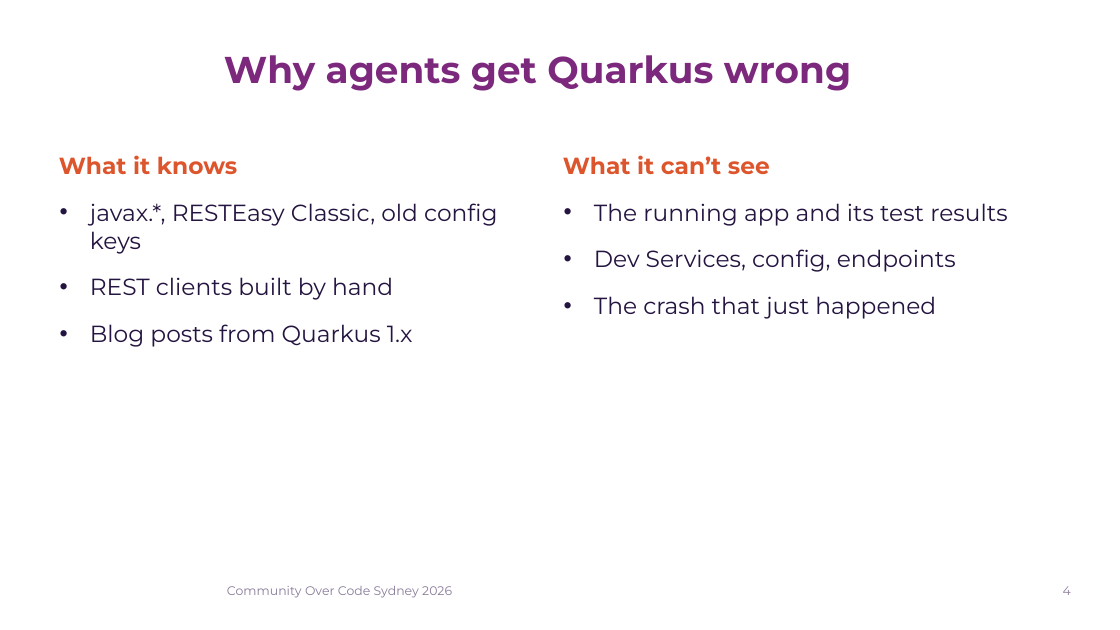
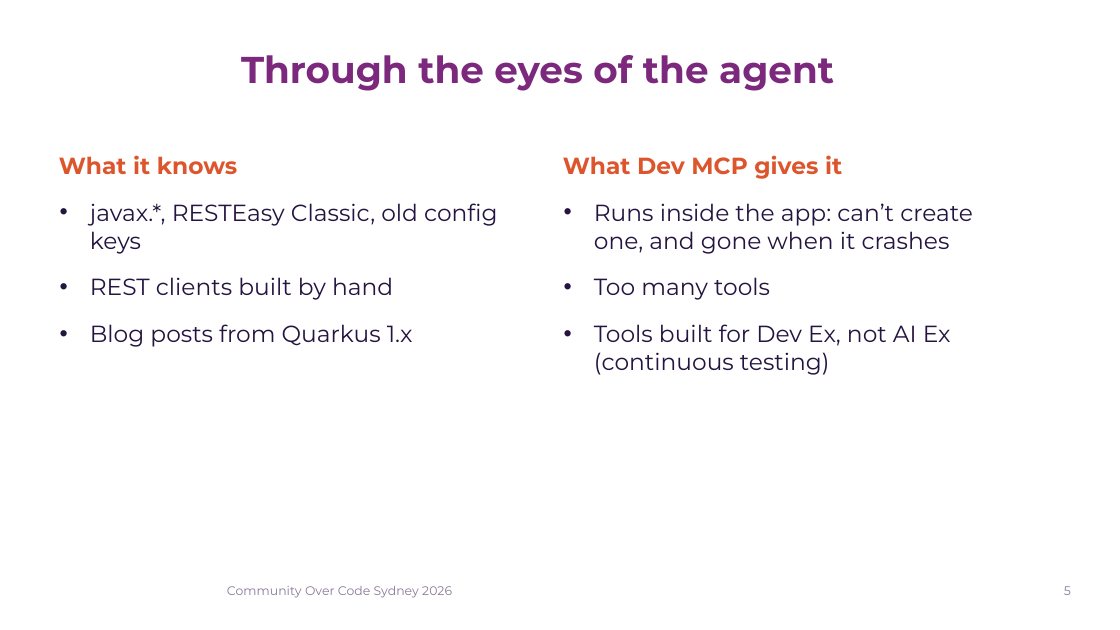
Before and after one commit to quarkusio/quarkus-agent-mcp, a slide deck: slide 5 of presentation/churconf/teaching-ai-agents-to-speak-quarkus.pptx (slide 4 before the commit). Drawn at 1120x630 pixels with LibreOffice and Linux fonts; fonts in the diff are those of the drawing; background and template pictures are left out. Boxes give left, top, right and bottom in pixels: in the first picture for what was removed or moved away, otherwise in the second. Text is boxed around its words. In the diff, an @@ line names an element or a change of style, - is before the commit and + after.

Commit message:
Borrow the Dev Ex to AI Ex story and extension details from the Coding Agents deck, add the native install

```diff
--- a/presentation/churconf/teaching-ai-agents-to-speak-quarkus.pptx
+++ b/presentation/churconf/teaching-ai-agents-to-speak-quarkus.pptx
@@ title at box(241, 55, 834, 91): text changed @@
-Why agents get Quarkus wrong
+Through the eyes of the agent
@@ text at box(563, 155, 973, 375): text changed @@
-What it can’t see
-• The running app and its test results
-• Dev Services, config, endpoints
-• The crash that just happened
+What Dev MCP gives it
+• Runs inside the app: can’t create one, and gone when it crashes
+• Too many tools
+• Tools built for Dev Ex, not AI Ex (continuous testing)
@@ page number at box(1064, 586, 1071, 595): text changed @@
-4
+5
```
Also in this commit, not shown: 3 other slides changed, 4 slides added, 1 slide removed, 2 other files.
